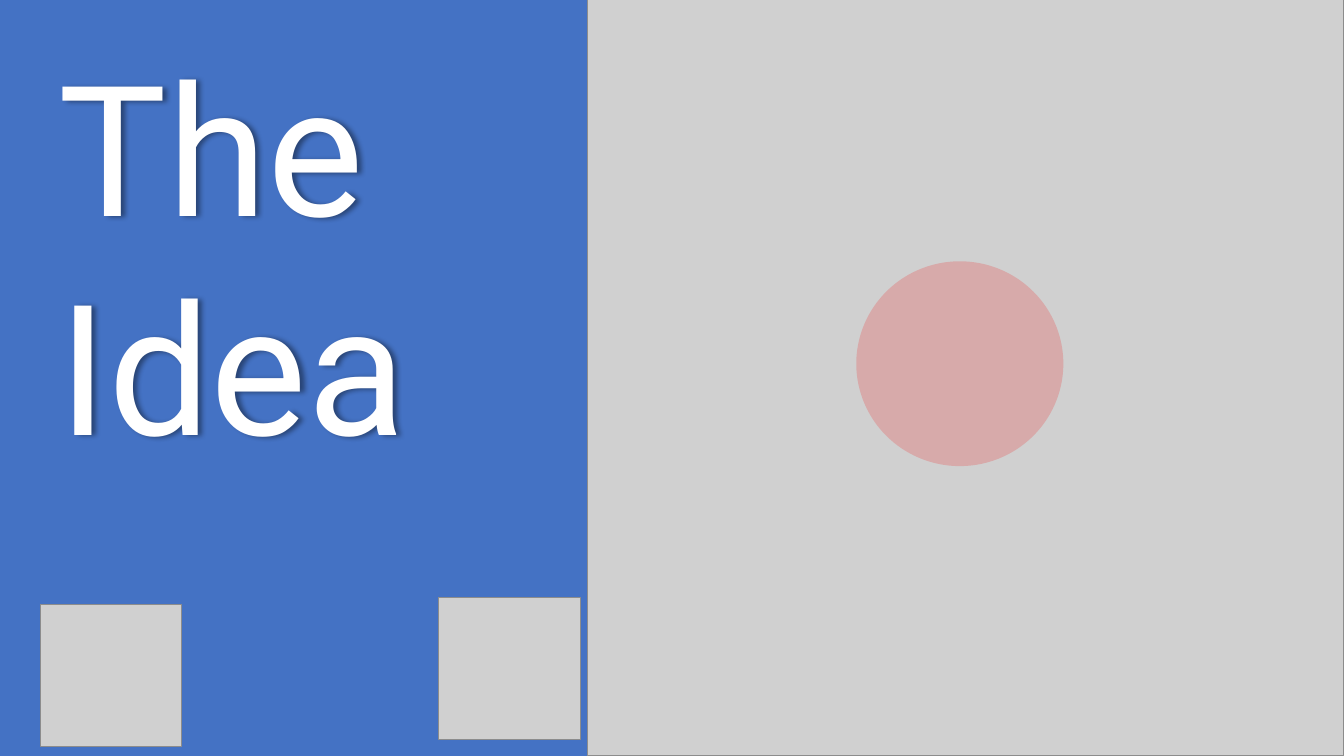
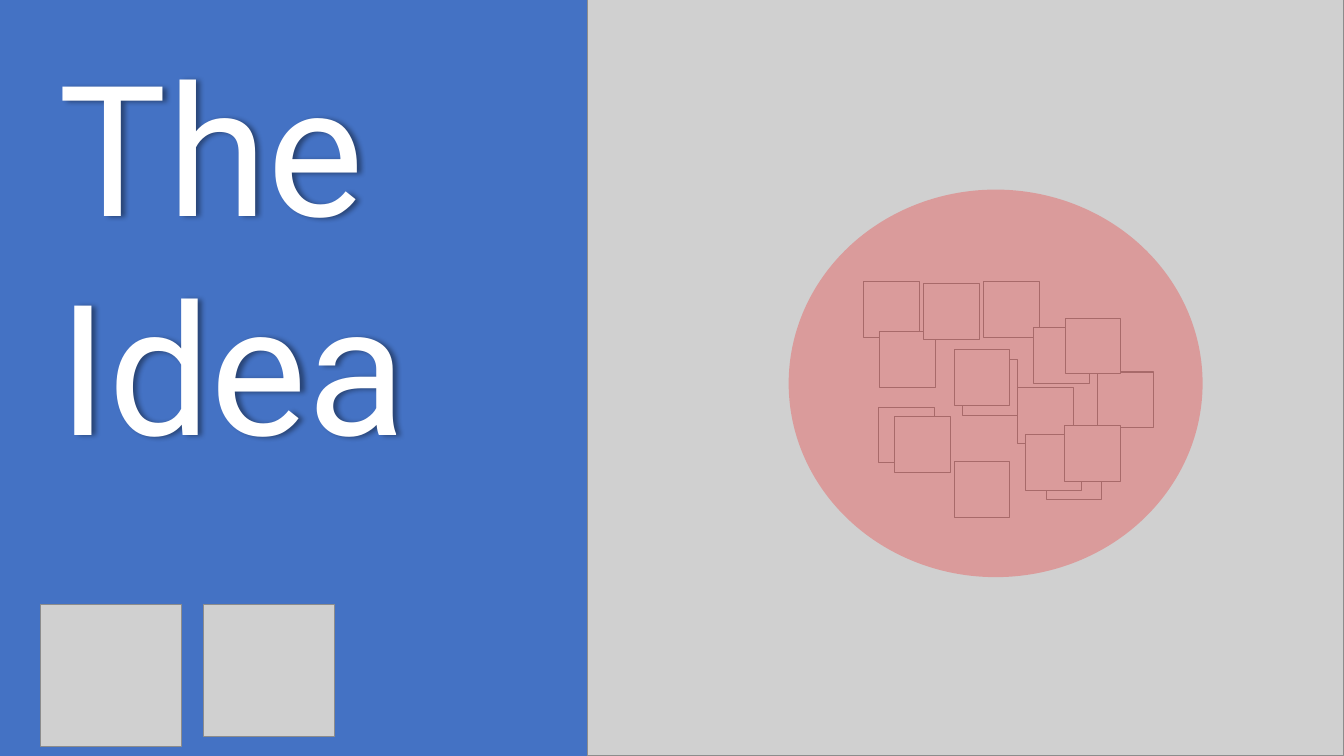
Before and after one commit to HarmanM/SuperPoints, a slide deck: slide 2 of Documentation/3900 Presentation Group 9.pptx. Drawn at 1344x756 pixels with LibreOffice and Linux fonts; fonts in the diff are those of the drawing; grey boxes stand for pictures. Boxes give left, top, right and bottom in pixels: in the first picture for what was removed or moved away, otherwise in the second. Text is boxed around its words. In the diff, an @@ line names an element or a change of style, - is before the commit and + after.

```diff
--- a/Documentation/3900 Presentation Group 9.pptx
+++ b/Documentation/3900 Presentation Group 9.pptx
@@ ellipse resized from (x1=857, y1=261, x2=1064, y2=466) to (x1=788, y1=190, x2=1203, y2=577) @@
@@ ellipse at (x1=788, y1=190, x2=1203, y2=577): fill #F41414 at 20% opacity to #F41414 at 28% opacity @@
@@ picture added at (x1=864, y1=282, x2=920, y2=338) @@
@@ picture added at (x1=925, y1=284, x2=980, y2=340) @@
@@ picture added at (x1=984, y1=282, x2=1040, y2=338) @@
@@ picture added at (x1=1034, y1=328, x2=1090, y2=383) @@
@@ picture added at (x1=1066, y1=319, x2=1121, y2=374) @@
@@ picture added at (x1=880, y1=332, x2=936, y2=387) @@
@@ picture added at (x1=955, y1=350, x2=1010, y2=405) @@
@@ picture added at (x1=963, y1=360, x2=1018, y2=415) @@
@@ picture added at (x1=1018, y1=388, x2=1074, y2=444) @@
@@ picture added at (x1=1098, y1=372, x2=1153, y2=427) @@
@@ picture added at (x1=879, y1=407, x2=935, y2=463) @@
@@ picture added at (x1=894, y1=416, x2=950, y2=472) @@
@@ picture added at (x1=1025, y1=435, x2=1081, y2=490) @@
@@ picture added at (x1=1047, y1=444, x2=1102, y2=499) @@
@@ picture added at (x1=1065, y1=425, x2=1120, y2=481) @@
@@ picture added at (x1=955, y1=462, x2=1010, y2=517) @@
@@ picture resized from (x1=439, y1=598, x2=580, y2=739) to (x1=204, y1=605, x2=335, y2=736) @@
```
Also in this commit, not shown: 6 slides added.
